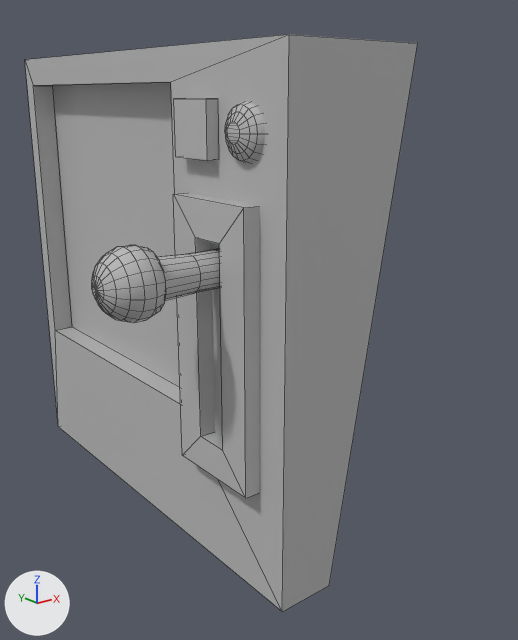
The FBX model Assets/Models/Terminal.fbx, before and after one commit.
Before and after are seen from a 50 mm camera at (-0.625, -0.682, 0.465) aimed at (-0.129, -0.063, 0.217). Lighting does not change. The marker at lower left points along +X, +Y and +Z. Mesh edges are drawn as thin lines. Where no turn or scale is listed for an object, it has been applied to the vertices.

The scene before the commit, as lines of its bpy script (objects in view):
```python
me_mesh = bpy.data.meshes.new('Mesh')
me_mesh.from_pydata(...)  # 96 vertices, 80 faces; spans x -10.5..-4.3, y -10.0..10.0, z 0.0..20.0
me_mesh.materials.append(mat_box)  # grey #bcbcbc
me_mesh_001 = bpy.data.meshes.new('Mesh.001')
me_mesh_001.from_pydata(...)  # 16 vertices, 14 faces; spans x -0.035..-0.011, y -0.053..0.053, z 0.0..0.267
me_mesh_001.materials.append(mat_lever_and_box)  # grey #bcbcbc
me_mesh_002 = bpy.data.meshes.new('Mesh.002')
me_mesh_002.from_pydata(...)  # 181 vertices, 180 faces; spans x 0.041..0.203, y -0.031..0.031, z 0.056..0.12
me_mesh_002.materials.append(mat_lever_and_box)  # grey #bcbcbc
me_mesh_003 = bpy.data.meshes.new('Mesh.003')
me_mesh_003.from_pydata([(-0.229, 0.234, 0.154), (-0.229, -0.089, 0.154), (-0.229, -0.089, 0.477), (-0.229, 0.234, 0.477)], [], [(0, 1, 2, 3)])
me_mesh_003.materials.append(mat_screen)  # grey #bcbcbc
ob_box = bpy.data.objects.new('Box', me_mesh)
ob_box.location = (0.0, 0.0, 0.0)
ob_box.scale = (0.0254, 0.0254, 0.0254)
ob_lever = bpy.data.objects.new('Lever', me_mesh_002)
ob_lever.location = (-0.421, -0.166, 0.228)
ob_lever_box = bpy.data.objects.new('Lever Box', me_mesh_001)
ob_lever_box.location = (-0.236, -0.166, 0.111)
ob_screen = bpy.data.objects.new('Screen', me_mesh_003)
ob_screen.location = (0.0, 0.0, 0.0)
```
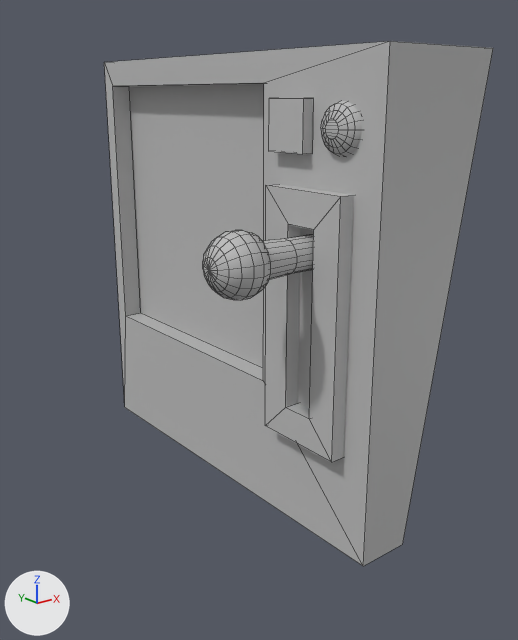
Where the newer file only moved an object's origin or applied its transform, the numbers keep the older frame.

Edits to the bpy script that builds the scene:
```text
Add mat_lever_and_box_001:
    mat_lever_and_box_001 = principled_material('lever and box.001')
    mat_lever_and_box_001.base_color = (0.5, 0.5, 0.5)  # grey #bcbcbc
    mat_lever_and_box_001.roughness = 0.553
Add mat_box_003:
    mat_box_003 = principled_material('box.003')
    mat_box_003.base_color = (0.5, 0.5, 0.5)  # grey #bcbcbc
    mat_box_003.roughness = 0.553
Change me_mesh_003:
    where me_mesh_003.from_pydata(...)  # 4 vertices, 1 face; spans x -0.229, y -0.089..0.234, z 0.154..0.477
    used by ob_screen; location = (0.0, 0.0, 0.0)
    me_mesh_003 part 1: the whole mesh is moved by (0.11, 0.0, 0.0)
Change me_mesh:
    used by ob_box; location = (0.0, 0.0, 0.0); scale = (0.0254, 0.0254, 0.0254)
    remove me_mesh.from_pydata(...)  # 96 vertices, 80 faces; spans x -10.5..-4.3, y -10.0..10.0, z 0.0..20.0
    remove me_mesh.materials.append(mat_box)  # grey #bcbcbc
    add me_mesh.from_pydata(...)  # 293 vertices, 274 faces; spans x -27.0..0.1, y 0.0..50.8, z -25.4..25.4
    me_mesh part 2: the loose piece of 16 vertices spanning x -10.0..-4.3, y -10.0..10.0, z 0.0..20.0 is turned -90 degrees about the x axis through its middle and scaled by 2.54, then moved by (0.0, 25.4, -10.0), in mat_box_003 (grey #bcbcbc)
    me_mesh part 3: the loose piece of 8 vertices spanning x -10.5..-10.0, y -6.4..-4.4, z 16.2..18.2 is turned -90 degrees about the x axis through its middle and scaled by 2.54, then moved by (-4.7, 49.1, -3.6), in mat_box_003 (grey #bcbcbc)
    me_mesh part 4: the loose piece of 72 vertices spanning x -10.5..-9.9, y -9.0..-7.0, z 16.2..18.1 is turned -90 degrees about the x axis through its middle and scaled by 2.54, then moved by (-4.7, 51.6, 3.1), in mat_box_003 (grey #bcbcbc)
    me_mesh part 5: a new loose piece of 181 vertices spanning x -27.0..-10.7, y 28.5..34.8, z 13.5..19.8, in mat_lever_and_box_001 (grey #bcbcbc)
    me_mesh part 6: a new loose piece of 16 vertices spanning x -16.0..-13.7, y 11.1..37.8, z 11.3..22.0, in mat_lever_and_box_001 (grey #bcbcbc)
    add me_mesh.materials.append(mat_box_003)  # grey #bcbcbc
    add me_mesh.materials.append(mat_lever_and_box_001)  # grey #bcbcbc
Remove ob_lever_box:
    ob_lever_box = bpy.data.objects.new('Lever Box', me_mesh_001)
    ob_lever_box.location = (-0.236, -0.166, 0.111)
Change ob_box:
    ob_box.rotation_euler: (0.0, 0.0, 0.0) -> (1.571, 0.0, 0.0)  # degrees (0, 0, 0) -> degrees (90, 0, 0)
    ob_box.scale: (0.0254, 0.0254, 0.0254) -> (0.01, 0.01, 0.01)
Remove ob_lever:
    ob_lever = bpy.data.objects.new('Lever', me_mesh_002)
    ob_lever.location = (-0.421, -0.166, 0.228)
```

Location of each change, (x1, y1, x2, y2) in pixels of the pictures (518 x 640 px; the box of a moved part takes in the faces that stretch with it):
'Box', reshaped, turned, rescaled: before (25, 34, 418, 612); after (104, 41, 493, 566)
'Screen', mesh moved: before (53, 83, 180, 387); after (129, 84, 264, 367)
'Lever Box', deleted: before (173, 193, 260, 498)
'Lever', deleted: before (92, 245, 220, 323)
part 2 of me_mesh, moved or reshaped: before (25, 34, 418, 612); after (104, 41, 493, 566)
part 3 of me_mesh, moved or reshaped: before (174, 98, 218, 160); after (269, 98, 313, 154)
part 4 of me_mesh, moved or reshaped: before (225, 102, 265, 163); after (321, 101, 362, 156)
part 5 of me_mesh, added: after (203, 230, 313, 300)
part 6 of me_mesh, added: after (265, 184, 354, 462)
